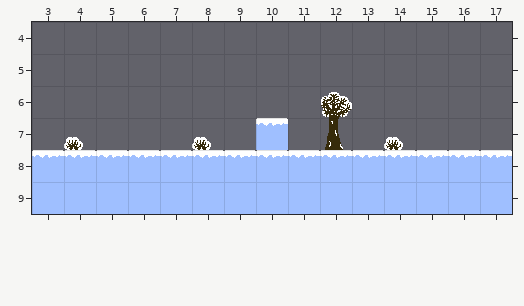
Level history. Tiled map: src/res/levels/default/default.tmx. This is how it looked before the edit.
Cells are 32x32 px. Shown: x 3..17, y 4..9.
After the commit:
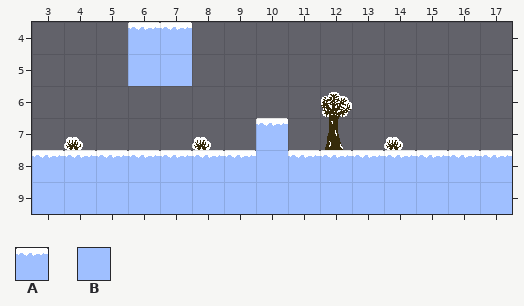
Key: from "tiles": A 0, B 1.
_ is an empty cell.
Edits made:
Layer "ground":
y 4: x 6..7 __ -> AA
y 5: x 6..7 __ -> BB
y 8: x 10 A -> B
Pixel boxes of the changes (left, top, right, bottom) in both pictures:
added: (128, 22, 192, 86)
changed: (256, 150, 288, 158)
